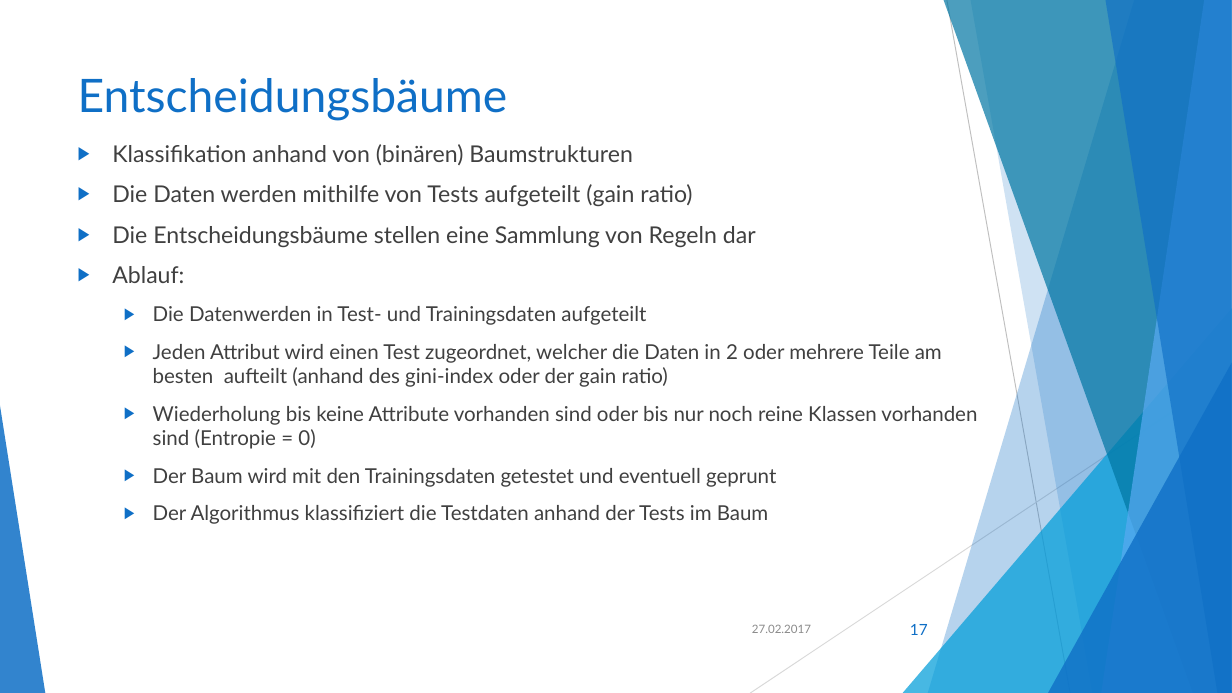
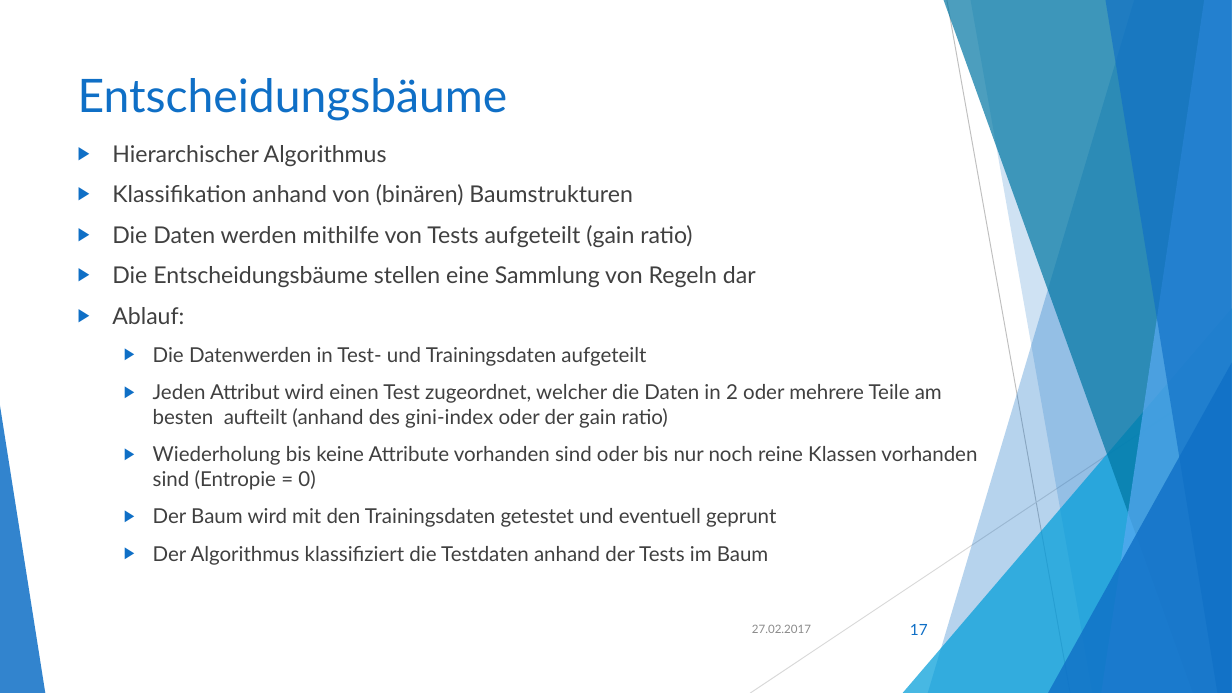
Before and after one commit to akio4800/fh, a slide deck: slide 17 of Klassifikation und Clustering3.pptx. Drawn at 1232x693 pixels with LibreOffice and Linux fonts; fonts in the diff are those of the drawing. Boxes give left, top, right and bottom in pixels: in the first picture for what was removed or moved away, otherwise in the second. Text is boxed around its words. In the diff, an @@ line names an element or a change of style, - is before the commit and + after.

```diff
--- a/Klassifikation und Clustering3.pptx
+++ b/Klassifikation und Clustering3.pptx
@@ text at (x1=112, y1=145, x2=387, y2=166): paragraph added @@
+▶ Hierarchischer Algorithmus
```
Also in this commit, not shown: 2 other slides changed.
